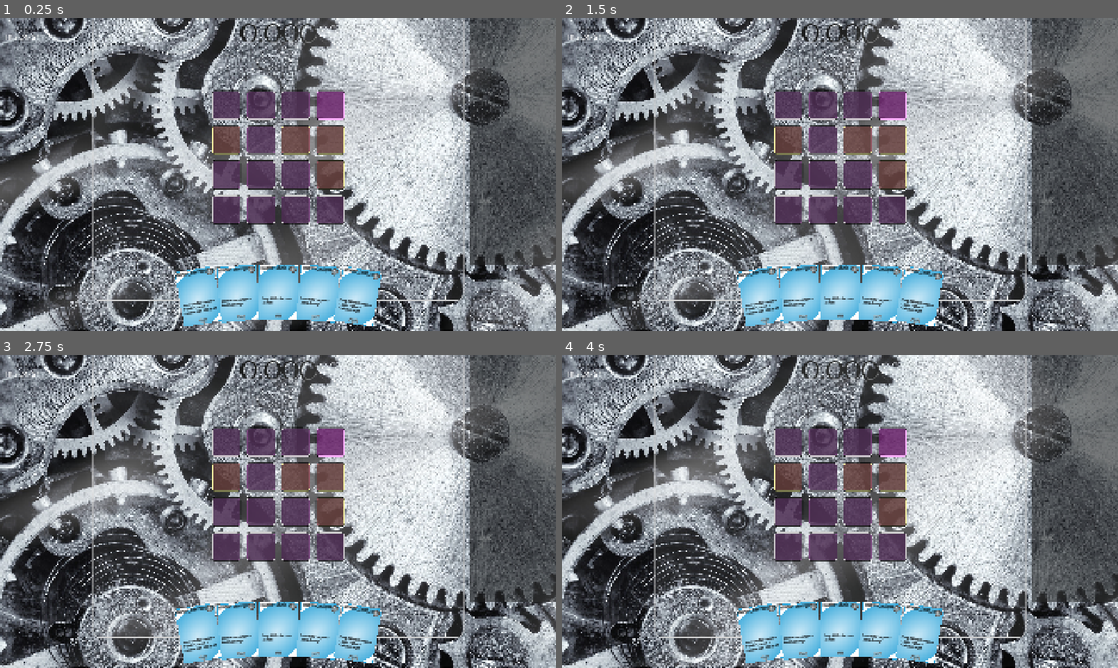
Above: before the commit, frames 1-4 (two rows, left to right).
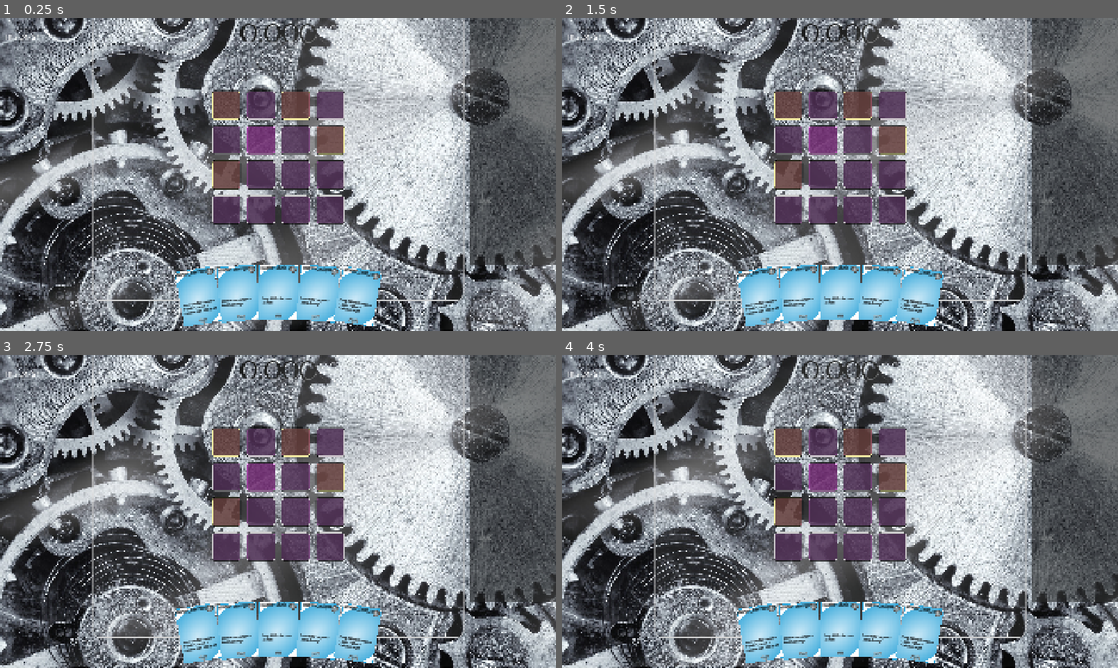
Above: after the commit, the same moments.

Repository: rosswolf/Tourbillon
Game: Godot game, scene res://src/scenes/game.tscn
Two runs of this game, one before a commit and one after it. Both use one fixed random seed, a clock stepped at 60 frames per second and the inputs below. Sound files missing from this copy of the repository are replaced by a short silence.
Inputs (mouse positions are in pixels of both pictures, inside the frame that each line leads up to):
- Up to frame 1 (0.25 s): no input
- Up to frame 2 (1.5 s): click (789, 105) at 0.52 s; click (823, 105) at 1.27 s
- Up to frame 3 (2.75 s): click (294, 442) at 2.02 s
- Up to frame 4 (4 s): click (890, 442) at 2.77 s; click (789, 477) at 3.52 s

The runs differ from the first frame. In frame 1, 1.1% of the frame differs, in the area x 38-62%, y 23-55%; in frame 2, 1.1%; in frame 3, 1.1%; in frame 4, 1.1%.
Error before the commit: Invalid call. Nonexistent function 'get' in base 'String'. (res://src/scenes/core/endless_wave_manager.gd:45)

Commit message:
fix: Fix iteration over wave_data dictionary in EndlessWaveManager
- Fixed iteration to properly iterate over dictionary keys/values
- wave_data is a Dictionary, need to get wave_id first then access the wave
- Added type check to ensure wave is a Dictionary before accessing

🤖 Generated with [Claude Code](https://claude.ai/code)

Co-Authored-By: Claude <noreply@anthropic.com>

Diff:
--- a/elastic-app/app/src/scenes/core/endless_wave_manager.gd
+++ b/elastic-app/app/src/scenes/core/endless_wave_manager.gd
@@ -41,8 +41,10 @@
 
 	# Load from StaticData
 	if StaticData.wave_data:
-		for wave in StaticData.wave_data:
-			var wave_id = wave.get("wave_id", "")
+		for wave_id in StaticData.wave_data:
+			var wave = StaticData.wave_data[wave_id]
+			if not wave is Dictionary:
+				continue
 			var difficulty = wave.get("difficulty", 0)
 
 			# Store wave data
Not shown, added: elastic-app/app/update_wave_spreadsheet.py
Not shown, added: elastic-app/app/update_waves_batch1.py
